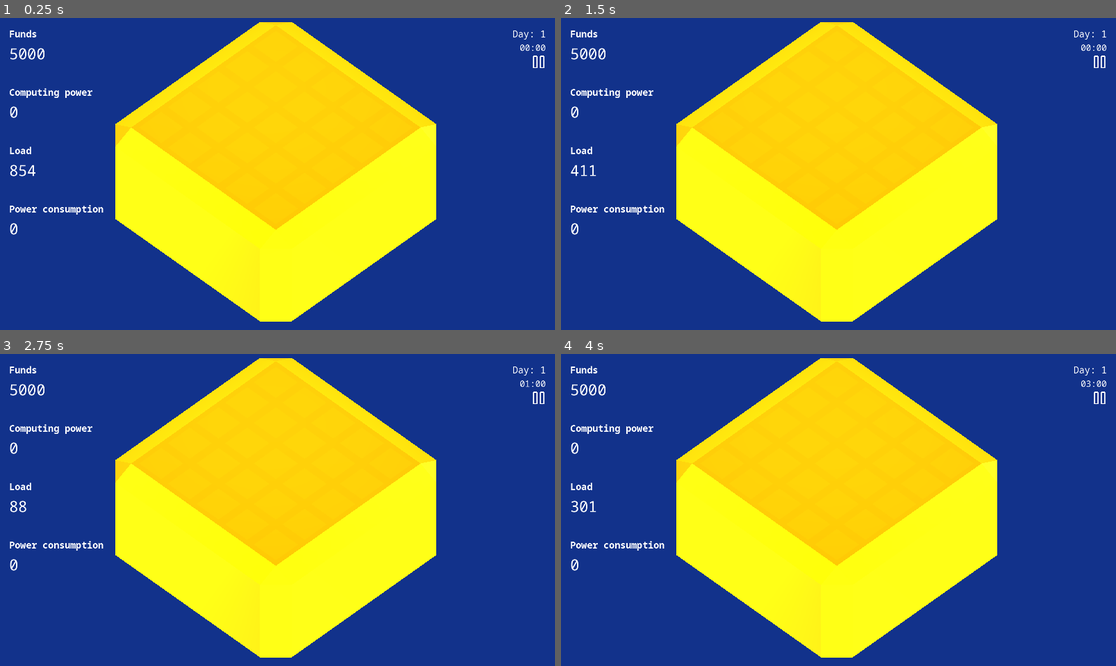
Above: before the commit, frames 1-4 (two rows, left to right).
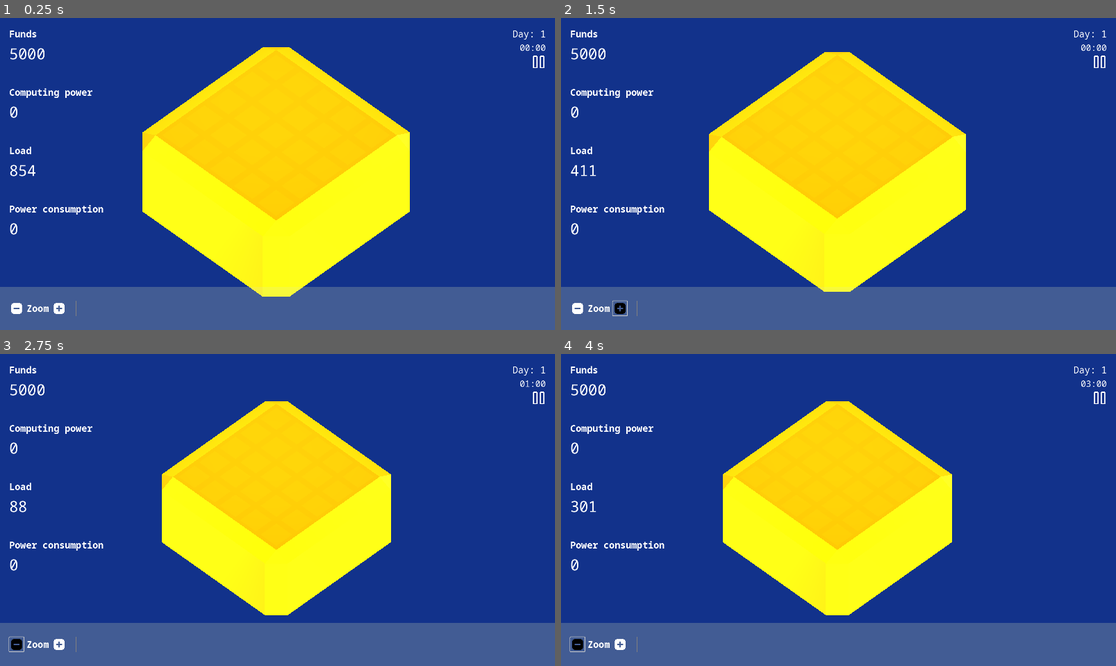
Above: after the commit, the same moments.

Repository: maroun-baydoun/will-it-scale
Game: Godot game, scene res://scenes/main.tscn
Two runs of this game, one before a commit and one after it. Both use one fixed random seed, a clock stepped at 60 frames per second and the inputs below.
Inputs (mouse positions are in pixels of both pictures, inside the frame that each line leads up to):
- Up to frame 1 (0.25 s): no input
- Up to frame 2 (1.5 s): click (577, 308) at 0.52 s; click (622, 308) at 1.27 s
- Up to frame 3 (2.75 s): click (16, 644) at 2.02 s
- Up to frame 4 (4 s): click (622, 644) at 2.77 s; click (577, 644) at 3.52 s

The runs differ from the first frame. In frame 1, 26% of the frame differs, in the area x 0-100%, y 1-100%; in frame 2, 28%; in frame 3, 33%; in frame 4, 33%.

Commit message:
Add toolbar with zoom controls

Diff:
--- /dev/null
+++ b/assets/icons/zoom-in.svg
@@ -0,0 +1,5 @@
+<?xml version="1.0" encoding="UTF-8"?>
+<!-- Uploaded to: SVG Repo, www.svgrepo.com, Generator: SVG Repo Mixer Tools -->
+<svg width="800px" height="800px" viewBox="0 0 16 16" xmlns="http://www.w3.org/2000/svg">
+    <path d="m 4 1 c -1.660156 0 -3 1.339844 -3 3 v 8 c 0 1.660156 1.339844 3 3 3 h 8 c 1.660156 0 3 -1.339844 3 -3 v -8 c 0 -1.660156 -1.339844 -3 -3 -3 z m 3 3 h 2 v 3 h 3 v 2 h -3 v 3 h -2 v -3 h -3 v -2 h 3 z m 0 0" fill="#ffffff"/>
+</svg>
--- /dev/null
+++ b/assets/icons/zoom-out.svg
@@ -0,0 +1,5 @@
+<?xml version="1.0" encoding="UTF-8"?>
+<!-- Uploaded to: SVG Repo, www.svgrepo.com, Generator: SVG Repo Mixer Tools -->
+<svg width="800px" height="800px" viewBox="0 0 16 16" xmlns="http://www.w3.org/2000/svg">
+    <path d="m 4 1 c -1.660156 0 -3 1.339844 -3 3 v 8 c 0 1.660156 1.339844 3 3 3 h 8 c 1.660156 0 3 -1.339844 3 -3 v -8 c 0 -1.660156 -1.339844 -3 -3 -3 z m 0 6 h 8 v 2 h -8 z m 0 0" fill="#ffffff"/>
+</svg>
--- /dev/null
+++ b/gui/tool-bar.tscn
@@ -0,0 +1,75 @@
+[gd_scene load_steps=6 format=3 uid="uid://b62hm8m5in5xi"]
+
+[ext_resource type="Texture2D" uid="uid://dboabeix1iem5" path="res://assets/icons/zoom-out.svg" id="1_3w6c5"]
+[ext_resource type="FontFile" uid="uid://cp55nkphtgax0" path="res://assets/fonts/NotoSansMono-Bold.ttf" id="1_e7fwb"]
+[ext_resource type="Script" path="res://scripts/tool-bar.gd" id="1_idvxu"]
+[ext_resource type="Texture2D" uid="uid://dlt65avckgadx" path="res://assets/icons/zoom-in.svg" id="3_op7qg"]
+[ext_resource type="Theme" uid="uid://b6h58sqqjjw4q" path="res://theme.tres" id="3_y166l"]
+
+[node name="Toolbar" type="Control"]
+layout_mode = 3
+anchors_preset = 12
+anchor_top = 1.0
+anchor_right = 1.0
+anchor_bottom = 1.0
+offset_top = -150.0
+grow_horizontal = 2
+grow_vertical = 0
+script = ExtResource("1_idvxu")
+
+[node name="ColorRect" type="ColorRect" parent="."]
+layout_mode = 1
+anchors_preset = 15
+anchor_right = 1.0
+anchor_bottom = 1.0
+grow_horizontal = 2
+grow_vertical = 2
+color = Color(0.870588, 0.905882, 0.686275, 0.231373)
+
+[node name="MarginContainer" type="MarginContainer" parent="."]
+layout_mode = 1
+anchors_preset = 4
+anchor_top = 0.5
+anchor_bottom = 0.5
+offset_top = -57.0
+offset_right = 296.0
+offset_bottom = 57.0
+grow_vertical = 2
+theme_override_constants/margin_left = 32
+theme_override_constants/margin_top = 32
+theme_override_constants/margin_right = 32
+theme_override_constants/margin_bottom = 32
+
+[node name="HBoxContainer" type="HBoxContainer" parent="MarginContainer"]
+layout_mode = 2
+theme_override_constants/separation = 32
+
+[node name="HBoxContainer" type="HBoxContainer" parent="MarginContainer/HBoxContainer"]
+layout_mode = 2
+theme_override_constants/separation = 10
+
+[node name="ZoomOutButton" type="Button" parent="MarginContainer/HBoxContainer/HBoxContainer"]
+unique_name_in_owner = true
+layout_mode = 2
+theme = ExtResource("3_y166l")
+icon = ExtResource("1_3w6c5")
+flat = true
+
+[node name="ZoomLabel" type="Label" parent="MarginContainer/HBoxContainer/HBoxContainer"]
+layout_mode = 2
+theme_override_fonts/font = ExtResource("1_e7fwb")
+theme_override_font_sizes/font_size = 32
+text = "Zoom"
+
+[node name="ZoomInButton" type="Button" parent="MarginContainer/HBoxContainer/HBoxContainer"]
+unique_name_in_owner = true
+layout_mode = 2
+theme = ExtResource("3_y166l")
+icon = ExtResource("3_op7qg")
+flat = true
+
+[node name="VSeparator" type="VSeparator" parent="MarginContainer/HBoxContainer"]
+layout_mode = 2
+
+[connection signal="pressed" from="MarginContainer/HBoxContainer/HBoxContainer/ZoomOutButton" to="." method="_on_zoom_out_button_pressed"]
+[connection signal="pressed" from="MarginContainer/HBoxContainer/HBoxContainer/ZoomInButton" to="." method="_on_zoom_in_button_pressed"]
--- a/scenes/main.tscn
+++ b/scenes/main.tscn
@@ -11,6 +11,7 @@
 [ext_resource type="Script" path="res://scripts/managers/traffic-manager.gd" id="8_ygmq4"]
 [ext_resource type="Script" path="res://scripts/managers/power-manager.gd" id="9_nl1t3"]
 [ext_resource type="PackedScene" uid="uid://c137nllk5qnqt" path="res://scenes/cloud.tscn" id="10_s42rh"]
+[ext_resource type="PackedScene" uid="uid://b62hm8m5in5xi" path="res://gui/tool-bar.tscn" id="12_gomch"]
 
 [sub_resource type="ProceduralSkyMaterial" id="ProceduralSkyMaterial_46v2u"]
 sky_horizon_color = Color(0.64625, 0.65575, 0.67075, 1)
@@ -64,15 +65,15 @@
 [node name="WorldEnvironment" type="WorldEnvironment" parent="."]
 environment = SubResource("Environment_5qu0w")
 
-[node name="CameraContainer" type="Node3D" parent="."]
+[node name="CameraController" type="Node3D" parent="."]
 script = ExtResource("3_i8ue0")
 
-[node name="Camera3D" type="Camera3D" parent="CameraContainer"]
+[node name="Camera3D" type="Camera3D" parent="CameraController"]
 transform = Transform3D(-0.707107, 0.5, -0.5, 2.4663e-16, 0.707107, 0.707107, 0.707107, 0.5, -0.5, -2.01485, 2.76879, -1.97786)
 projection = 1
 current = true
 fov = 67.8
-size = 5.0
+size = 6.0
 far = 30.0
 
 [node name="OmniLight3D" type="OmniLight3D" parent="."]
@@ -90,6 +91,9 @@
 unique_name_in_owner = true
 
 [node name="DateTimeDisplay" parent="CanvasLayer" instance=ExtResource("6_bcuad")]
+unique_name_in_owner = true
+
+[node name="Toolbar" parent="CanvasLayer" instance=ExtResource("12_gomch")]
 unique_name_in_owner = true
 
 [node name="FinanceManager" type="Node" parent="."]
@@ -128,6 +132,8 @@
 mesh = ExtResource("2_p8csb")
 skeleton = NodePath("../..")
 
+[connection signal="zoomed_in" from="CanvasLayer/Toolbar" to="." method="_on_toolbar_zoomed_in"]
+[connection signal="zoomed_out" from="CanvasLayer/Toolbar" to="." method="_on_toolbar_zoomed_out"]
 [connection signal="time_advanced" from="DateTimeManager" to="." method="_on_time_advanced"]
 [connection signal="timeout" from="DateTimeManager/GlobalTimer" to="DateTimeManager" method="_on_timer_timeout"]
 [connection signal="hourly_power_consumption_decreased" from="PowerManager" to="." method="_on_power_manager_hourly_power_consumption_decreased"]
--- a/scripts/camera-controller.gd
+++ b/scripts/camera-controller.gd
@@ -1,18 +1,32 @@
 extends Node3D
+class_name CameraController
 
 const MAX_CAMERA_SIZE: int = 10
+const MIN_CAMERA_SIZE: int = 2
 
 @onready var camera = $Camera3D
 
+func zoom_in() -> void:
+	if can_zoom_in():
+		#camera.size -=1
+		get_tree().create_tween().tween_property(camera, "size", camera.size - 1, 0.2)
+
+func zoom_out() -> void:
+	if can_zoom_out():
+		get_tree().create_tween().tween_property(camera, "size", camera.size + 1, 0.2)
+
+func can_zoom_out() -> bool:
+	return camera.size < MAX_CAMERA_SIZE
+
+func can_zoom_in() -> bool:
+	return camera.size > MIN_CAMERA_SIZE
+
 func _unhandled_input(event):
 	if event.is_action_pressed("zoom_in"):
-		camera.size -=1
+		zoom_in()
 
 	elif event.is_action_pressed("zoom_out"):
-		if (camera.size < MAX_CAMERA_SIZE):
-			camera.size +=1
-
-
+		zoom_out()
 
 	if event is InputEventMouseMotion:
 		if event.button_mask == MOUSE_BUTTON_MASK_MIDDLE:
--- a/scripts/main.gd
+++ b/scripts/main.gd
@@ -1,6 +1,6 @@
 extends Node3D
 
-
+@onready var camera_controller: CameraController = $CameraController
 @onready var server_container: ServerContiner = %ServerContainer
 @onready var platform_mesh : MeshInstance3D = %PlatformMesh
 @onready var server_scene: PackedScene = load("res://scenes/server.tscn")
@@ -8,6 +8,7 @@
 
 @onready var date_time_manager: DateTimeManager = $DateTimeManager
 @onready var statistics_panel: StatisticsPanel = %StatisticsPanel
+@onready var toolbar: Toolbar = %Toolbar
 @onready var date_time_display: DateTimeDisplay = %DateTimeDisplay
 @onready var finance_manager: FinanceManager = $FinanceManager
 @onready var traffic_manager := $TrafficManager
@@ -87,3 +88,19 @@
 
 	traffic_manager.generate_traffic()
 	statistics_panel.current_load = traffic_manager.current_load
+
+
+func _on_toolbar_zoomed_in() -> void:
+	if camera_controller.can_zoom_in():
+		camera_controller.zoom_in()
+		toolbar.enable_zoom_out_button()
+	else:
+		toolbar.disable_zoom_in_button()
+
+
+func _on_toolbar_zoomed_out() -> void:
+	if camera_controller.can_zoom_out():
+		camera_controller.zoom_out()
+		toolbar.enable_zoom_in_button()
+	else:
+		toolbar.disable_zoom_out_button()
--- /dev/null
+++ b/scripts/tool-bar.gd
@@ -0,0 +1,27 @@
+extends Control
+class_name Toolbar
+
+signal zoomed_out
+signal zoomed_in
+
+@onready var zoom_out_button: Button = %ZoomOutButton
+@onready var zoom_in_button: Button = %ZoomInButton
+
+func disable_zoom_out_button() -> void:
+	zoom_out_button.disabled = true
+
+func enable_zoom_out_button() -> void:
+	zoom_out_button.disabled = false
+
+func disable_zoom_in_button() -> void:
+	zoom_in_button.disabled = true
+
+func enable_zoom_in_button() -> void:
+	zoom_in_button.disabled = false
+
+func _on_zoom_out_button_pressed() -> void:
+	zoomed_out.emit()
+
+
+func _on_zoom_in_button_pressed() -> void:
+	zoomed_in.emit()
--- /dev/null
+++ b/theme.tres
@@ -0,0 +1,4 @@
+[gd_resource type="Theme" format=3 uid="uid://b6h58sqqjjw4q"]
+
+[resource]
+Button/colors/icon_hover_color = Color(0, 0, 0, 1)
Not shown, added: assets/icons/zoom-in.svg.import
Not shown, added: assets/icons/zoom-out.svg.import
Not shown: 1 places in scenes/main.tscn that only renumber resources
